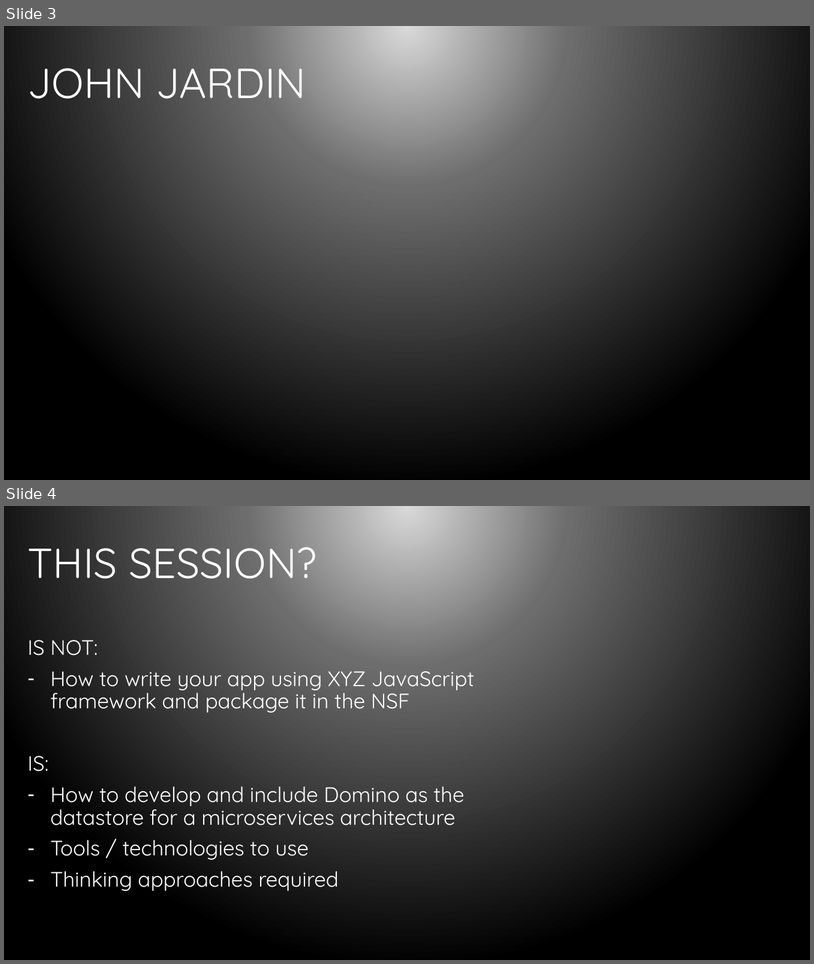
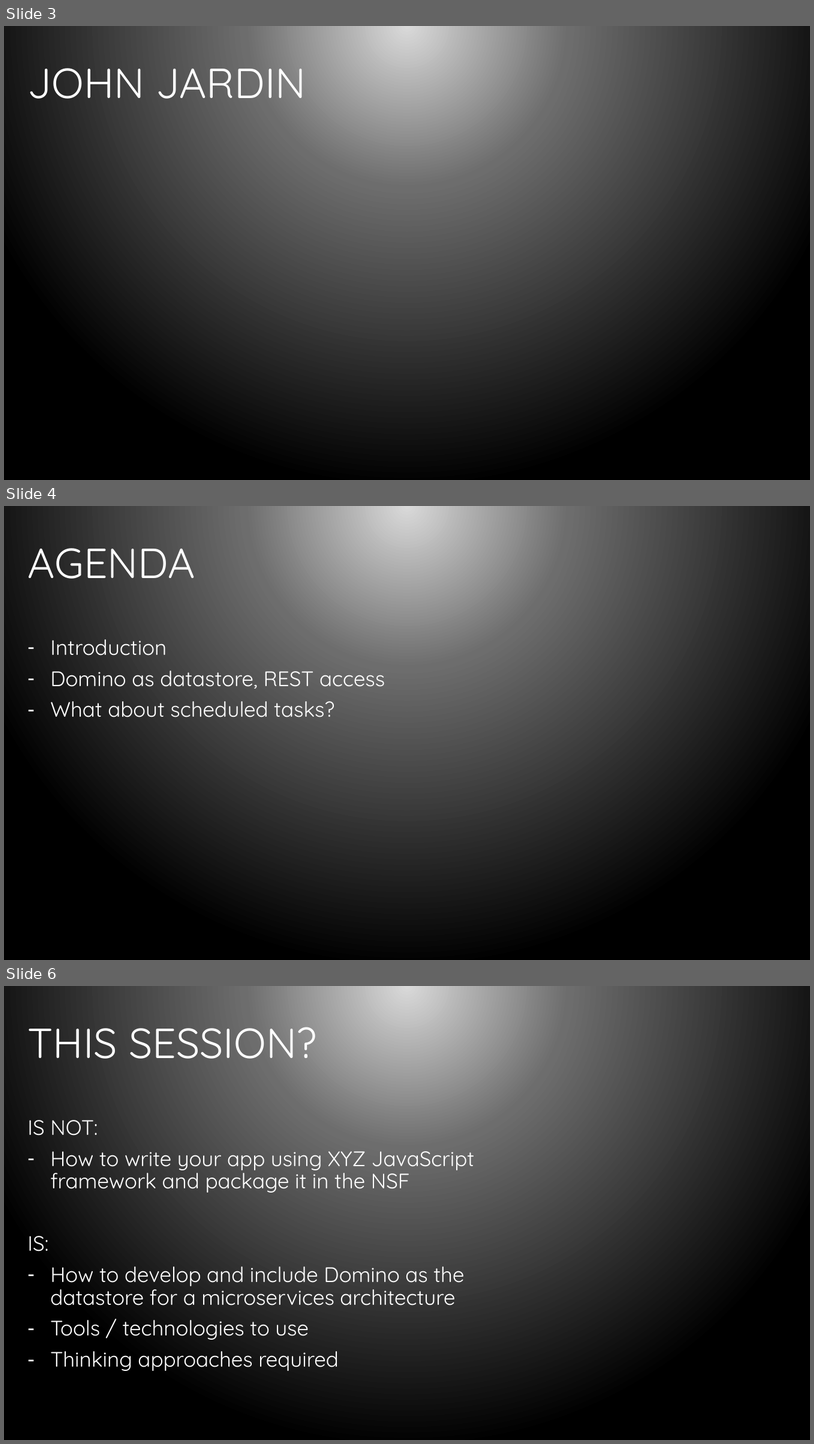
Before and after one commit to bleedingcode/domino-js-masterclass, a slide deck: presentation/8598 Domino and JS.pptx. Shown one above the other, each under a label of ours: slides 3 and 4 before the commit, slides 3, 4 and 6 after it; the slides between them are not shown. The pictures are 814x964 and 814x1444 pixels, drawn with LibreOffice and Linux fonts; fonts in the diff are those of the drawing; background and template pictures are left out. Boxes give left, top, right and bottom in pixels: in the first picture for what was removed or moved away, otherwise in the second. Text is boxed around its words. In the diff, an @@ line names an element or a change of style, - is before the commit and + after.

```diff
--- a/presentation/8598 Domino and JS.pptx
+++ b/presentation/8598 Domino and JS.pptx
@@ slide 4 added at (x1=4, y1=506, x2=810, y2=960), background gradient #D9D9D9 to #6D6D6D to #000000 @@
@@ title added at (x1=27, y1=548, x2=195, y2=579), 50 pt, text #FFFFFF @@
+AGENDA
@@ text added at (x1=50, y1=639, x2=385, y2=717), 25 pt, text #FFFFFF @@
+– Introduction
+– Domino as datastore, REST access
+– What about scheduled tasks?
@@ what was slide 4 is now slide 6 @@
```
Also in this commit, not shown: 13 other slides added.
